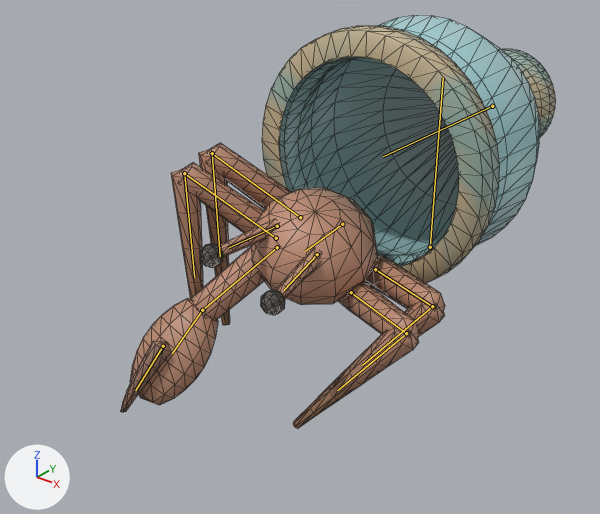
What one commit did to the glTF model assets/creatures/bottle_hermit/bottle_hermit.glb.
Both versions are drawn from a 50 mm lens placed at (0.676, -1.226, 0.648), pointed at (-0.088, -0.272, 0.056). Every picture has the same lights, and +X, +Y and +Z are marked at lower left. The older version comes first. Both versions are drawn at frame 38 of the action 'ko'; the numbers are the values there. The bones that bend it are drawn over the model as lines. Mesh edges are drawn as thin lines.

In view in the first picture: 'bottle_hermit'.
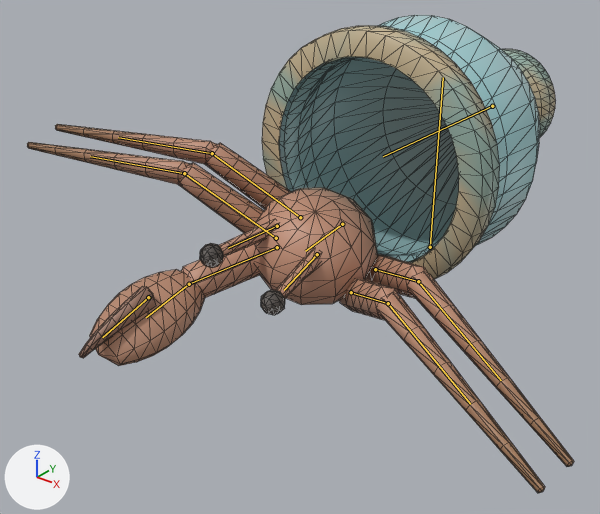
Changed parts and their boxes [x1, y1, x2, y2] in the pictures (600 x 514 px):
'bottle_hermit', posed (26% wider, 15% taller): before [121, 15, 556, 429]; after [27, 15, 574, 493]
bone 'leg_l0_a', root to tip: before (351, 292) to (406, 333); after (351, 292) to (388, 303)
bone 'leg_l0_b', root to tip: before (406, 333) to (337, 390); after (388, 303) to (470, 404)
bone 'leg_l1_a', root to tip: before (375, 269) to (432, 306); after (375, 269) to (418, 281)
bone 'leg_l1_b', root to tip: before (432, 306) to (362, 365); after (418, 281) to (501, 380)
bone 'leg_r0_b', root to tip: before (184, 173) to (194, 277); after (184, 173) to (90, 156)
bone 'leg_r1_b', root to tip: before (212, 153) to (220, 256); after (212, 153) to (118, 137)
bone 'claw_arm', root to tip: before (277, 247) to (202, 310); after (277, 247) to (189, 284)

The edits, one by one:
Bone 'leg_l0_a' (bone_leg_l0_a) turns from (0, 0, 0) to (14, 5, 10) degrees about its own x, y and z.
Bone 'leg_l0_b' (bone_leg_l0_b) turns from (-26, -6, 44) to (16, 22, -39) degrees about its own x, y and z.
Bone 'leg_l1_a' (bone_leg_l1_a) turns from (0, 0, 0) to (12, 4, 8) degrees about its own x, y and z.
Bone 'leg_l1_b' (bone_leg_l1_b) turns from (-26, -6, 44) to (16, 22, -39) degrees about its own x, y and z.
Bone 'leg_r0_b' (bone_leg_r0_b) turns from (-26, 6, -44) to (16, -22, 39) degrees about its own x, y and z.
Bone 'leg_r1_b' (bone_leg_r1_b) turns from (-26, 6, -44) to (16, -22, 39) degrees about its own x, y and z.
Bone 'claw_arm' (bone_claw_arm) turns from (-21, -8, -10) to (9, 2, 5) degrees about its own x, y and z.
